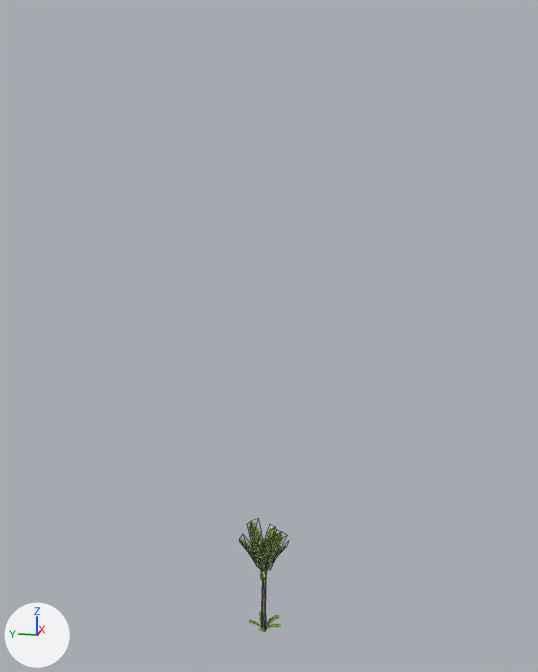
The glTF model data/import/natives.gltf, before and after one commit.
Before and after are seen from a camera (50 mm lens) standing at (-55.7, -11.6, 40.1) and looking at (0.5, -0.4, 26.1). Arrows for +X, +Y and +Z are at lower left; the lights stay in place. Mesh edges are drawn as thin lines on the coarser meshes.

In view in the first picture: 'Nikau'.
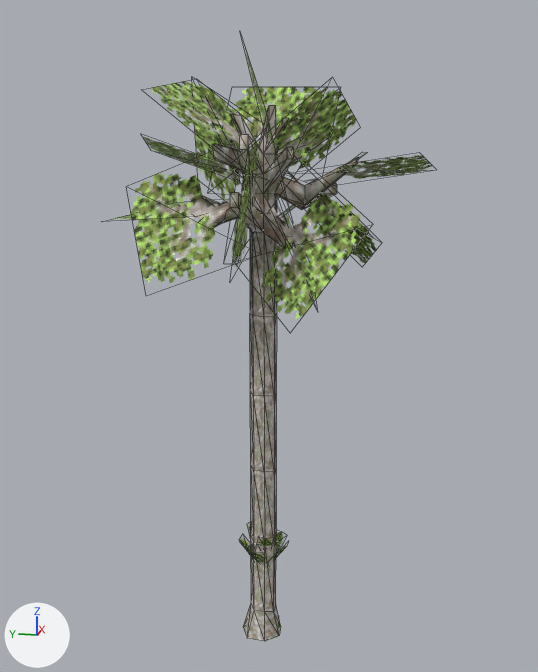
Location of each change, [x1, y1, x2, y2] in pixels of the pictures (538 x 672 px):
'Kauri', added: after [114, 45, 433, 642]

Patch to the scene script:
```diff
--- a/data/import/natives.gltf.py
+++ b/data/import/natives.gltf.py
@@ img_kauri_diffuse @@
+img_kauri_diffuse = load_image('kauri_diffuse', '../textures/flora/kauri_diffuse.png', 128, 128, 'sRGB')
@@ mat_kauri @@
+mat_kauri = bpy.data.materials.new('kauri')
+# uses the picture img_kauri_diffuse
@@ me_kauri @@
+me_kauri.from_pydata(...)  # 207 vertices, 320 faces; spans x -11.2..10.9, y -12.7..12.5, z 0.0..47.9
+me_kauri.materials.append(mat_kauri)
@@ ob_kauri @@
+ob_kauri = bpy.data.objects.new('Kauri', me_kauri)
+ob_kauri.location = (0.0, 0.0, 0.0)
```
